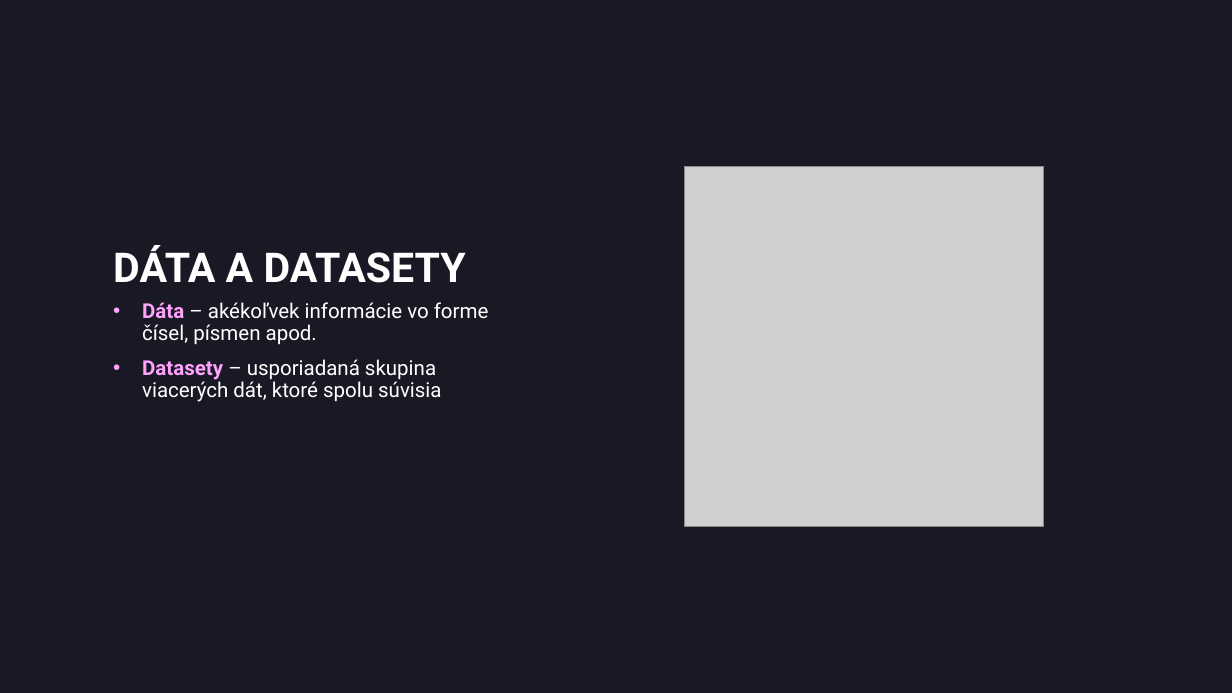
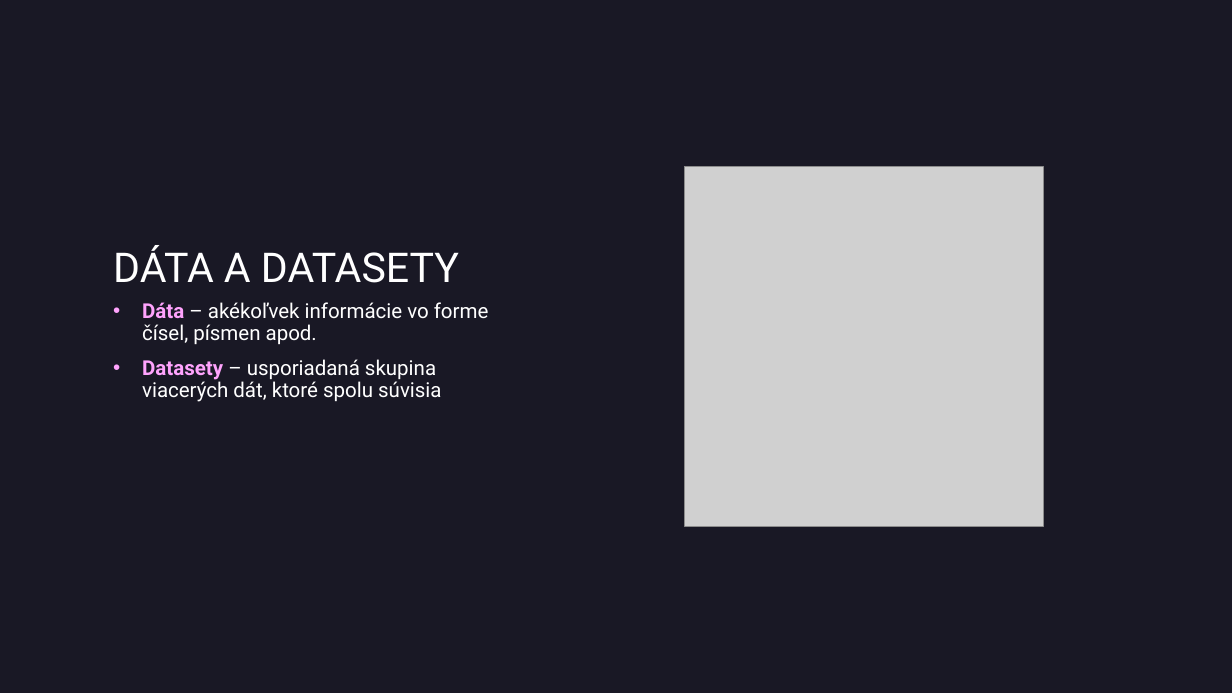
Before and after one commit to cenkner-maximilian/Predikcia-umrtnosti-u-pacientov-so-srdcovym-zlyhanim, a slide deck: slide 4 of slide-deck.pptx (slide 3 before the commit). Drawn at 1232x693 pixels with LibreOffice and Linux fonts; fonts in the diff are those of the drawing; grey boxes stand for pictures. Boxes give left, top, right and bottom in pixels: in the first picture for what was removed or moved away, otherwise in the second. Text is boxed around its words. In the diff, an @@ line names an element or a change of style, - is before the commit and + after.

```diff
--- a/slide-deck.pptx
+++ b/slide-deck.pptx
@@ title "DÁTA A DATASETY" at (113, 245, 459, 283): bold off @@
```
Also in this commit, not shown: 3 other slides changed, 8 slides added, 1 slide removed, 1 other file.
